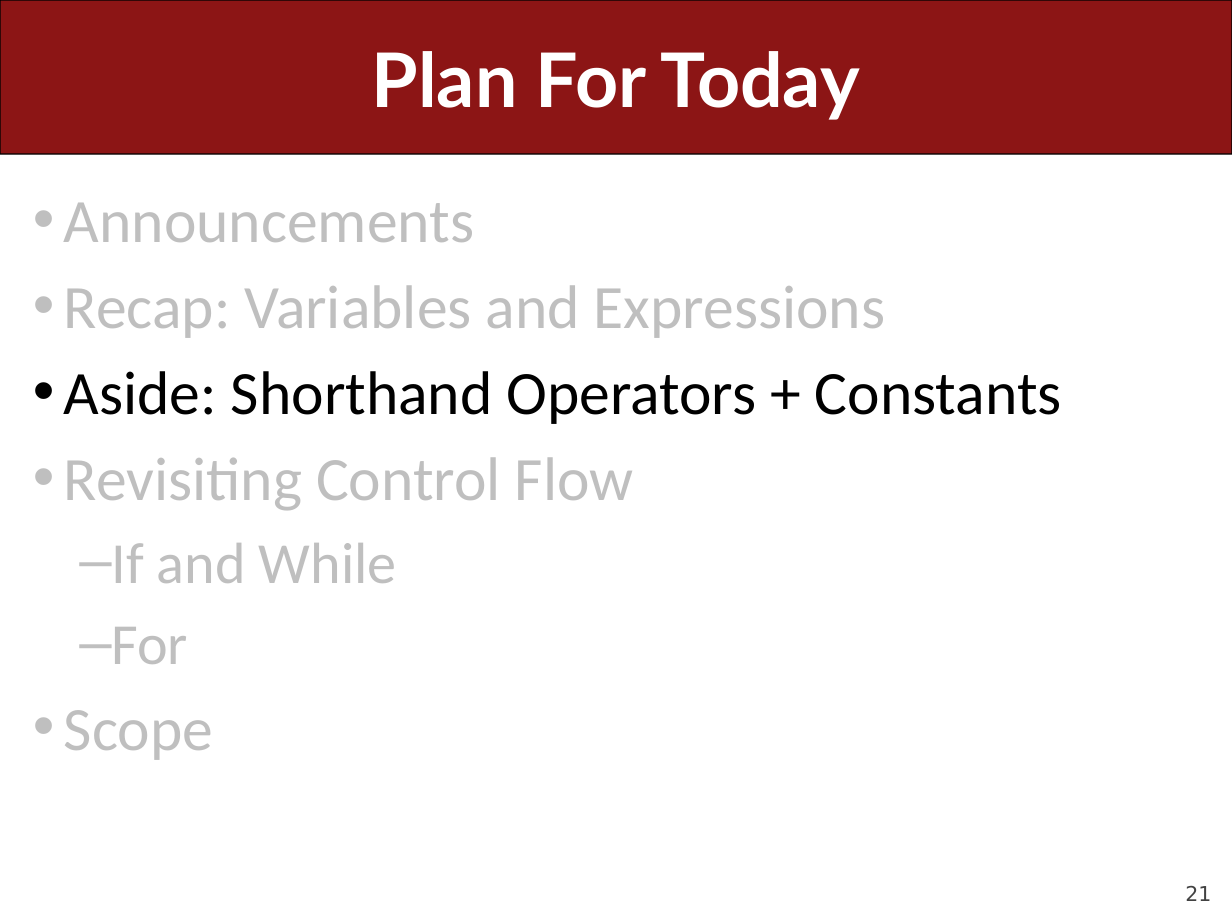
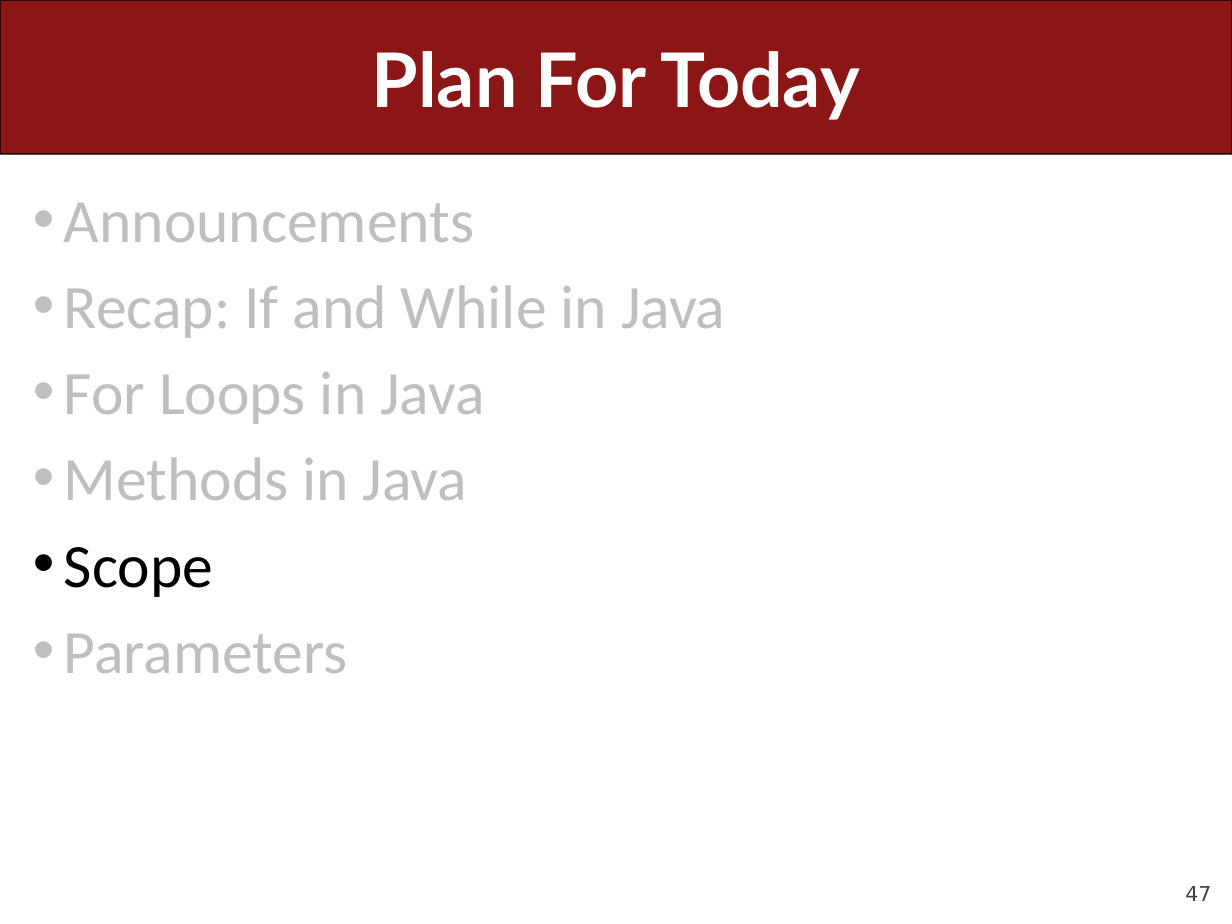
Before and after one commit to ckincaid17/cs106a-summer-2018, a slide deck: slide 47 of WWW/lectures/Lecture6/Lecture6.pptx (slide 21 before the commit). Drawn at 1232x924 pixels with LibreOffice and Linux fonts; fonts in the diff are those of the drawing. Boxes give left, top, right and bottom in pixels: in the first picture for what was removed or moved away, otherwise in the second. Text is boxed around its words. In the diff, an @@ line names an element or a change of style, - is before the commit and + after.

```diff
--- a/WWW/lectures/Lecture6/Lecture6.pptx
+++ b/WWW/lectures/Lecture6/Lecture6.pptx
@@ text at box(64, 285, 725, 500): text changed @@
-• Recap: Variables and Expressions
-• Aside: Shorthand Operators + Constants
-• Revisiting Control Flow
-  – If and While
-  – For
+• Recap: If and While in Java
+• For Loops in Java
+• Methods in Java
@@ text at box(64, 547, 213, 597): text colour #BFBFBF to #000000 in "Scope" @@
@@ text at box(64, 634, 348, 673): paragraph added @@
+• Parameters
@@ page number at box(1185, 886, 1211, 901): text changed @@
-21
+47
```
Also in this commit, not shown: 13 other slides changed, 36 slides added, 30 slides removed, 14 other files.
